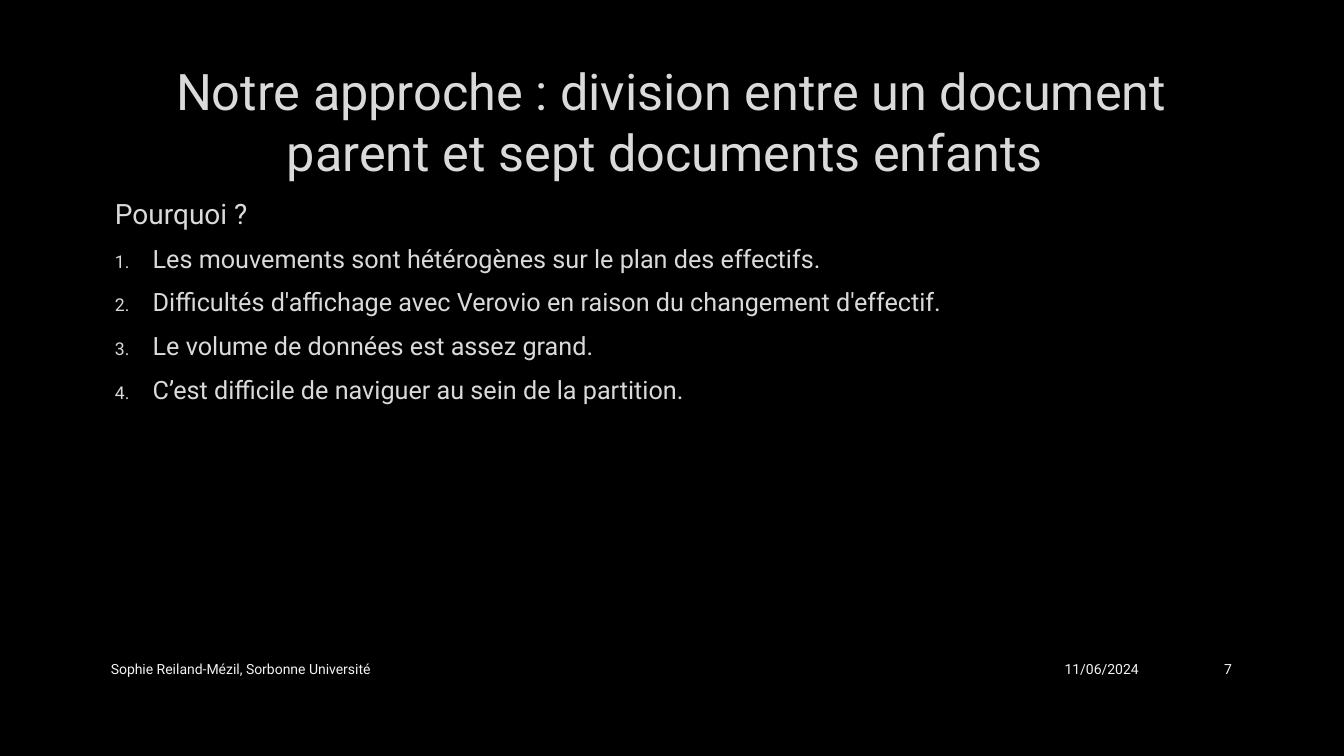
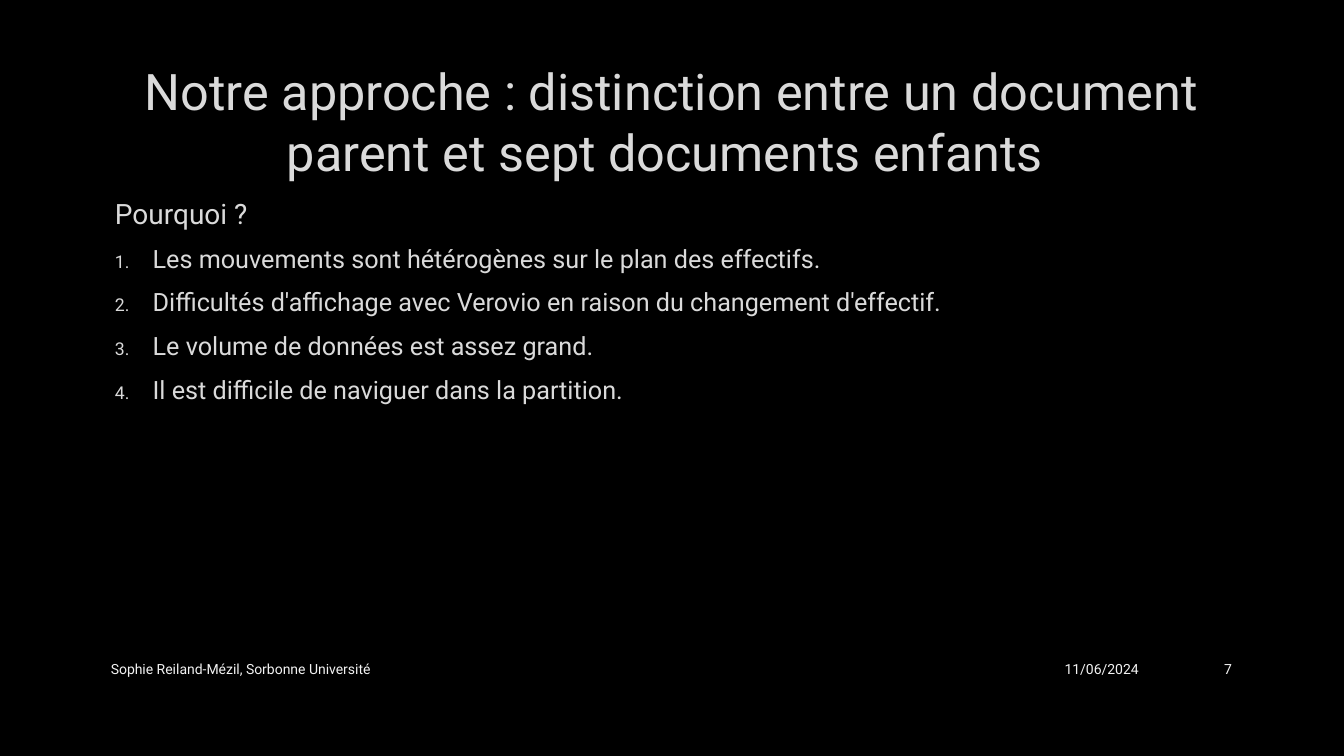
Before and after one commit to SophieReiland/graupner, a slide deck: slide 7 of presentations/Présentation_groupe_MEI.pptx. Drawn at 1344x756 pixels with LibreOffice and Linux fonts; fonts in the diff are those of the drawing; background and template pictures are left out. Boxes give left, top, right and bottom in pixels: in the first picture for what was removed or moved away, otherwise in the second. Text is boxed around its words. In the diff, an @@ line names an element or a change of style, - is before the commit and + after.

```diff
--- a/presentations/Présentation_groupe_MEI.pptx
+++ b/presentations/Présentation_groupe_MEI.pptx
@@ title at bbox=[145, 72, 1197, 182]: text changed @@
-Notre approche : division entre un document parent et sept documents enfants
+Notre approche : distinction entre un document parent et sept documents enfants
@@ text at bbox=[153, 380, 623, 405]: text changed @@
-4. C’est difficile de naviguer au sein de la partition.
+4. Il est difficile de naviguer dans la partition.
```
Also in this commit, not shown: 6 other slides changed.
